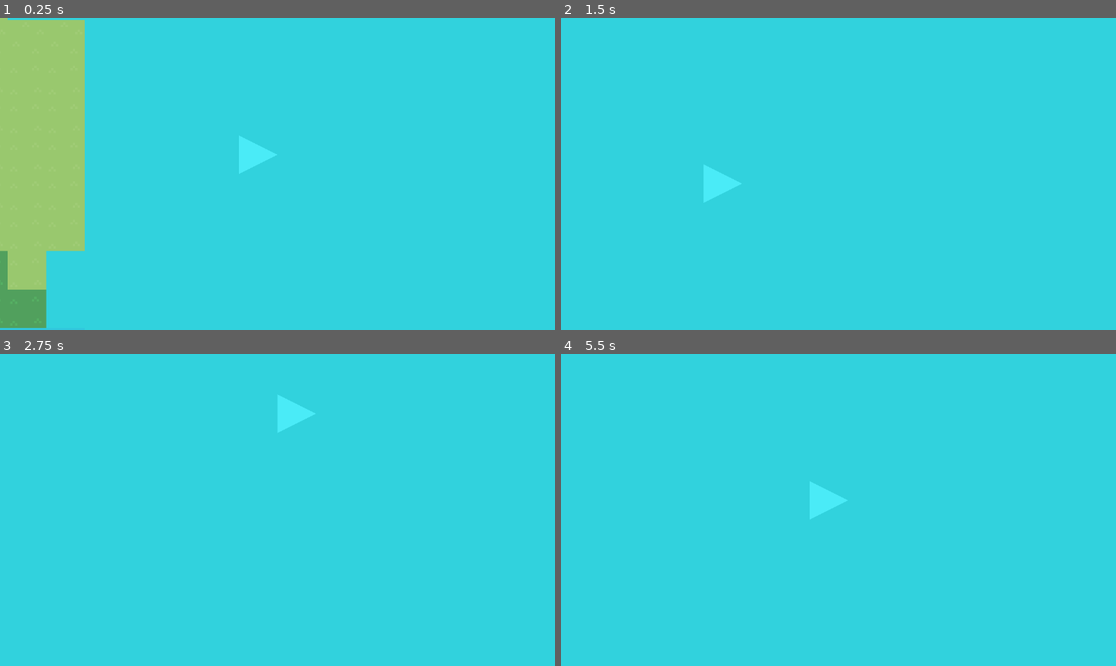
Above: before the commit, frames 1-4 (two rows, left to right).
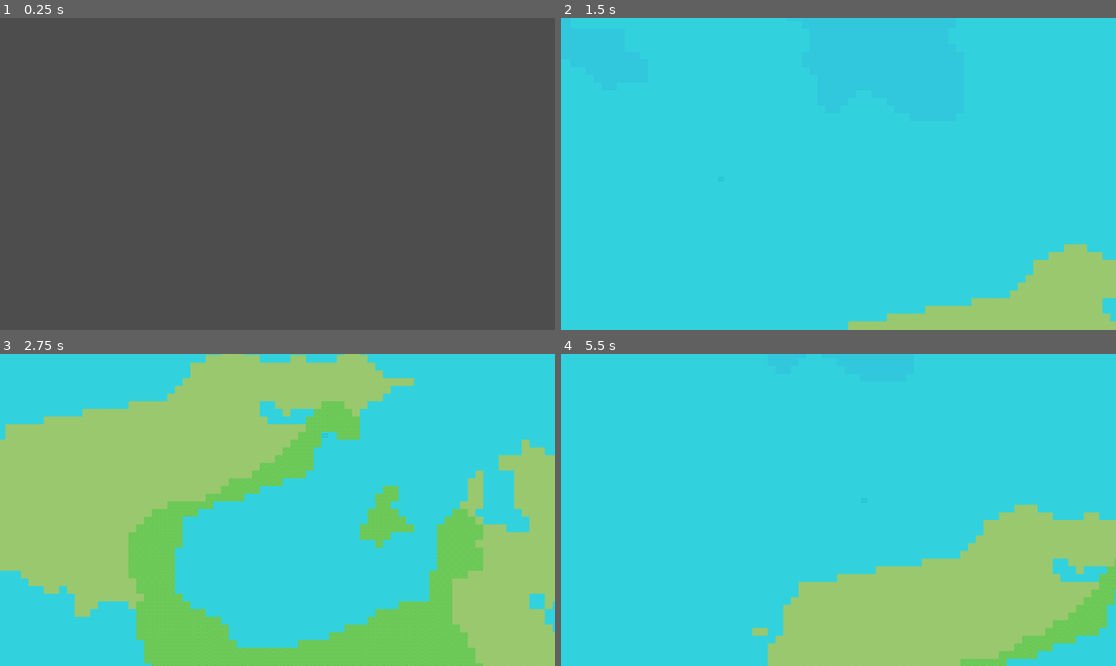
Above: after the commit, the same moments.

Repository: Faerghal1/FACTORG
Game: Godot game, scene res://Scenes/Main.tscn
The game is run twice, just before and just after one commit, with the same random seed, the same clock (stepped at 60 frames per second) and the same inputs. The engine's default icon, where the game draws it, is replaced by a stand-in: a white triangle on a blue panel in a dark square.
Inputs (mouse positions are in pixels of both pictures, inside the frame that each line leads up to):
- Up to frame 1 (0.25 s): no input
- Up to frame 2 (1.5 s): move the mouse to (821, 155) at 0.52 s; hold Right (ui_right) 0.53-1.28 s; tap A (A, bound only before the commit) at 0.6 s; tap D (D, bound only before the commit) at 0.8, 1.35 s; move the mouse to (727, 189) at 1.27 s; hold Down (ui_down) from 1.28 s (still down)
- Up to frame 3 (2.75 s): tap S (S, bound only before the commit) at 1.55, 2.1 s; move the mouse to (333, 441) at 2.02 s; release Down (ui_down) at 2.03 s; hold Right (ui_right) from 2.03 s (still down); hold Shift (Shift) from 2.03 s (still down)
- Up to frame 4 (5.5 s): move the mouse to (810, 572) at 2.77 s; release Right (ui_right) at 2.78 s; release Shift (Shift) at 2.78 s; hold Up (ui_up) 2.78-3.53 s; tap Shift (Shift) at 2.85 s; tap W (W, bound only before the commit) at 3.05, 3.6 s; move the mouse to (1005, 556) at 3.52 s; hold Left (ui_left) 3.53-5.03 s; tap A (A, bound only before the commit) at 3.8, 4.35 s; move the mouse to (672, 463) at 4.27 s; tap D (D, bound only before the commit) at 4.55, 5.1 s; move the mouse to (866, 510) at 5.02 s; hold Down (ui_down) from 5.03 s (still down); tap S (S, bound only before the commit) at 5.3 s

The runs differ from the first frame. In frame 1, 100% of the frame differs, in the area x 0-100%, y 0-100%; in frame 2, 6.5%; in frame 3, 53%; in frame 4, 22%.

Commit message:
Trying to get a biome generation to work

Diff:
--- a/Scenes/Belt.tscn
+++ b/Scenes/Belt.tscn
@@ -1,11 +1,10 @@
 [gd_scene load_steps=5 format=3 uid="uid://c1jdu6t53eq3s"]
 
 [ext_resource type="Script" path="res://Scripts/belt.gd" id="1_w6dqq"]
+[ext_resource type="Texture2D" uid="uid://ct2optecgx78d" path="res://Assets/Belt_Temp.png" id="2_tktff"]
 
 [sub_resource type="RectangleShape2D" id="RectangleShape2D_tpy2d"]
 size = Vector2(16.1616, 16.0808)
-
-[sub_resource type="PrismMesh" id="PrismMesh_1n8om"]
 
 [sub_resource type="BoxMesh" id="BoxMesh_ropeh"]
 
@@ -20,11 +19,6 @@
 scale = Vector2(2.5, 2.5)
 shape = SubResource("RectangleShape2D_tpy2d")
 
-[node name="MeshInstance2D" type="MeshInstance2D" parent="."]
-rotation = -1.57079
-scale = Vector2(40, 40)
-mesh = SubResource("PrismMesh_1n8om")
-
 [node name="MeshInstance2D2" type="MeshInstance2D" parent="."]
 modulate = Color(1, 1, 1, 0.0352941)
 self_modulate = Color(1, 1, 1, 0.0509804)
@@ -32,6 +26,10 @@
 scale = Vector2(40, 40)
 mesh = SubResource("BoxMesh_ropeh")
 
+[node name="Sprite2D" type="Sprite2D" parent="."]
+rotation = 1.5708
+texture = ExtResource("2_tktff")
+
 [connection signal="area_entered" from="." to="." method="_on_area_entered"]
 [connection signal="mouse_entered" from="." to="." method="_on_mouse_entered"]
 [connection signal="mouse_exited" from="." to="." method="_on_mouse_exited"]
--- a/Scenes/Camera.tscn
+++ b/Scenes/Camera.tscn
@@ -2,17 +2,14 @@
 
 [ext_resource type="Script" path="res://Scripts/Camera.gd" id="1_0ib3v"]
 
-[node name="Node2D" type="Node2D"]
-
-[node name="Camera2D" type="Camera2D" parent="."]
+[node name="Camera2D" type="Camera2D"]
 script = ExtResource("1_0ib3v")
 
-[node name="Timer" type="Timer" parent="Camera2D"]
+[node name="Timer" type="Timer" parent="."]
 wait_time = 0.1
 one_shot = true
 
-[node name="ColorRect" type="ColorRect" parent="."]
-offset_right = 693.0
-offset_bottom = 278.0
+[node name="Node2D" type="Node2D" parent="."]
 
-[connection signal="timeout" from="Camera2D/Timer" to="Camera2D" method="_on_timer_timeout"]
+[connection signal="ready" from="." to="." method="_on_ready"]
+[connection signal="timeout" from="Timer" to="." method="_on_timer_timeout"]
--- a/Scenes/Fcamera.tscn
+++ /dev/null
@@ -1,23 +0,0 @@
-[gd_scene load_steps=4 format=3 uid="uid://dukd6cmc408j5"]
-
-[ext_resource type="Script" path="res://testplayer.gd" id="1_ac583"]
-[ext_resource type="Texture2D" uid="uid://dhjnynq650kmj" path="res://Assets/icon.svg" id="2_b52py"]
-
-[sub_resource type="RectangleShape2D" id="RectangleShape2D_jvo5x"]
-size = Vector2(126, 127)
-
-[node name="CharacterBody2D" type="CharacterBody2D"]
-script = ExtResource("1_ac583")
-
-[node name="CollisionShape2D" type="CollisionShape2D" parent="."]
-position = Vector2(0, -0.5)
-shape = SubResource("RectangleShape2D_jvo5x")
-
-[node name="Sprite2D" type="Sprite2D" parent="."]
-visible = false
-texture = ExtResource("2_b52py")
-
-[node name="Camera2D" type="Camera2D" parent="."]
-zoom = Vector2(5, 5)
-
-[connection signal="ready" from="." to="." method="_on_ready"]
--- /dev/null
+++ b/Scenes/Gen_mapV2.tscn
@@ -0,0 +1,48 @@
+[gd_scene load_steps=9 format=3 uid="uid://cj1yq1w2i23so"]
+
+[ext_resource type="Script" path="res://Scripts/gen_node.gd" id="1_id5gm"]
+[ext_resource type="Texture2D" uid="uid://brqo8thr6iyno" path="res://Assets/tiles2.png" id="2_1qmt7"]
+[ext_resource type="PackedScene" uid="uid://grkud06u2t6y" path="res://Scenes/Camera.tscn" id="3_ooihg"]
+
+[sub_resource type="Gradient" id="Gradient_ss3sq"]
+interpolation_mode = 1
+offsets = PackedFloat32Array(0.166852, 0.385984, 0.53059, 0.675195, 0.788654, 0.901001, 1)
+colors = PackedColorArray(0, 0.113725, 1, 1, 0.262745, 0.545098, 1, 1, 0.113725, 0.792157, 1, 1, 1, 0.854902, 0.121569, 1, 0.521569, 0.905882, 0.427451, 1, 0.402604, 0.402604, 0.402604, 1, 1, 1, 1, 1)
+
+[sub_resource type="FastNoiseLite" id="FastNoiseLite_kg57y"]
+
+[sub_resource type="NoiseTexture2D" id="NoiseTexture2D_ev2l2"]
+color_ramp = SubResource("Gradient_ss3sq")
+noise = SubResource("FastNoiseLite_kg57y")
+
+[sub_resource type="TileSetAtlasSource" id="TileSetAtlasSource_d7agf"]
+texture = ExtResource("2_1qmt7")
+0:0/0 = 0
+1:0/0 = 0
+2:0/0 = 0
+3:0/0 = 0
+0:1/0 = 0
+1:1/0 = 0
+2:1/0 = 0
+3:1/0 = 0
+0:2/0 = 0
+1:2/0 = 0
+2:2/0 = 0
+3:2/0 = 0
+0:3/0 = 0
+1:3/0 = 0
+2:3/0 = 0
+3:3/0 = 0
+
+[sub_resource type="TileSet" id="TileSet_4iv0l"]
+sources/0 = SubResource("TileSetAtlasSource_d7agf")
+
+[node name="gen_node" type="Node2D"]
+script = ExtResource("1_id5gm")
+noise_height_texture = SubResource("NoiseTexture2D_ev2l2")
+
+[node name="TileMap" type="TileMap" parent="."]
+tile_set = SubResource("TileSet_4iv0l")
+format = 2
+
+[node name="Camera2D" parent="." instance=ExtResource("3_ooihg")]
--- a/Scenes/Main.tscn
+++ b/Scenes/Main.tscn
@@ -2,7 +2,7 @@
 
 [ext_resource type="Script" path="res://Scripts/Main.gd" id="1_1v225"]
 [ext_resource type="PackedScene" uid="uid://c1jdu6t53eq3s" path="res://Scenes/Belt.tscn" id="2_y7tin"]
-[ext_resource type="PackedScene" uid="uid://bu2bvfahpmb5" path="res://Scenes/resource.tscn" id="5_h6bgu"]
+[ext_resource type="PackedScene" uid="uid://bu2bvfahpmb5" path="res://Scenes/Resource.tscn" id="5_h6bgu"]
 [ext_resource type="PackedScene" uid="uid://duxgwxtl60kum" path="res://Scenes/tile_map.tscn" id="6_ug1h5"]
 
 [node name="Main" type="Node2D"]
--- a/Scenes/tile_map.tscn
+++ b/Scenes/tile_map.tscn
@@ -1,8 +1,8 @@
 [gd_scene load_steps=6 format=3 uid="uid://duxgwxtl60kum"]
 
 [ext_resource type="Texture2D" uid="uid://brqo8thr6iyno" path="res://Assets/tiles2.png" id="1_466rs"]
-[ext_resource type="Script" path="res://tile_map.gd" id="2_7xrpl"]
-[ext_resource type="PackedScene" uid="uid://dukd6cmc408j5" path="res://Scenes/Fcamera.tscn" id="3_yscqc"]
+[ext_resource type="Script" path="res://Scripts/tile_map.gd" id="2_7xrpl"]
+[ext_resource type="PackedScene" uid="uid://grkud06u2t6y" path="res://Scenes/Camera.tscn" id="3_mn8yg"]
 
 [sub_resource type="TileSetAtlasSource" id="TileSetAtlasSource_krpv0"]
 texture = ExtResource("1_466rs")
@@ -33,4 +33,4 @@
 format = 2
 script = ExtResource("2_7xrpl")
 
-[node name="Camera" parent="." instance=ExtResource("3_yscqc")]
+[node name="Camera" parent="." instance=ExtResource("3_mn8yg")]
--- a/Scripts/Camera.gd
+++ b/Scripts/Camera.gd
@@ -1,9 +1,9 @@
 extends Camera2D
 
-const POSITION_Y := 64.0
-const POSITION_X := 64.0
-var temppos_y := 0.0
-var temppos_x := 0.0
+const POSITION_Y := 128.0
+const POSITION_X := 128.0
+var temppos_y := 0.0 #10000.0 * 25/3
+var temppos_x := 0.0 #10000.0 * 25/3
 var move_y = true
 var move_x = true
 
@@ -36,3 +36,7 @@
 func _on_timer_timeout():
 	move_y = true
 	move_x = true
+
+
+func _on_ready():
+	pass # Replace with function body.
--- a/Scripts/Main.gd
+++ b/Scripts/Main.gd
@@ -7,8 +7,8 @@
 # Called when the node enters the scene tree for the first time.
 func _ready():
 	bitmap.resize(Vector2i(width,height))
-	#$Map_Cam_Scene/Camera.position.x += width*25/3
-	#$Map_Cam_Scene/Camera.position.y += height*25/3
+	$Map_Cam_Scene/Camera.position.x += width*25/3
+	$Map_Cam_Scene/Camera.position.y += height*25/3
 
 
 # Called every frame. 'delta' is the elapsed time since the previous frame.
--- /dev/null
+++ b/Scripts/gen_node.gd
@@ -0,0 +1,31 @@
+extends Node2D
+
+@export var noise_height_texture : NoiseTexture2D
+
+var noise : Noise
+var width : int = 100
+var height : int = 150
+@onready var tile_map = $TileMap
+
+var source_id = 0
+var water_atlas = Vector2i(3,0)
+var land_atlas = Vector2i(1,1)
+# Called when the node enters the scene tree for the first time.
+func _ready():
+	noise = noise_height_texture.noise
+	generate()
+
+# Called every frame. 'delta' is the elapsed time since the previous frame.
+func _process(delta):
+	pass
+
+func generate():
+	for x in range(width):
+		for y in range(height):
+			var noise_val = noise.get_noise_2d(x,y)
+			if noise_val >= 0:
+				tile_map.set_cell(0, Vector2(x,y), source_id, land_atlas)
+				pass
+			elif noise_val < 0.0:
+				tile_map.set_cell(0, Vector2(x,y), source_id, water_atlas)
+				pass
--- a/project.godot
+++ b/project.godot
@@ -32,24 +32,28 @@
 "events": [Object(InputEventMouseButton,"resource_local_to_scene":false,"resource_name":"","device":-1,"window_id":0,"a …(259 unchanged characters)…
 ]
 }
-W={
+Up={
 "deadzone": 0.5,
 "events": [Object(InputEventKey,"resource_local_to_scene":false,"resource_name":"","device":-1,"window_id":0,"alt_press …(192 unchanged characters)…
+, Object(InputEventKey,"resource_local_to_scene":false,"resource_name":"","device":-1,"window_id":0,"alt_pressed":false,"shift_pressed":false,"ctrl_pressed":false,"meta_pressed":false,"pressed":false,"keycode":0,"physical_keycode":4194320,"key_label":0,"unicode":0,"location":0,"echo":false,"script":null)
 ]
 }
-A={
+Left={
 "deadzone": 0.5,
 "events": [Object(InputEventKey,"resource_local_to_scene":false,"resource_name":"","device":-1,"window_id":0,"alt_press …(191 unchanged characters)…
+, Object(InputEventKey,"resource_local_to_scene":false,"resource_name":"","device":-1,"window_id":0,"alt_pressed":false,"shift_pressed":false,"ctrl_pressed":false,"meta_pressed":false,"pressed":false,"keycode":0,"physical_keycode":4194319,"key_label":0,"unicode":0,"location":0,"echo":false,"script":null)
 ]
 }
-S={
+Down={
 "deadzone": 0.5,
 "events": [Object(InputEventKey,"resource_local_to_scene":false,"resource_name":"","device":-1,"window_id":0,"alt_press …(192 unchanged characters)…
+, Object(InputEventKey,"resource_local_to_scene":false,"resource_name":"","device":-1,"window_id":0,"alt_pressed":false,"shift_pressed":false,"ctrl_pressed":false,"meta_pressed":false,"pressed":false,"keycode":0,"physical_keycode":4194322,"key_label":0,"unicode":0,"location":0,"echo":false,"script":null)
 ]
 }
-D={
+Right={
 "deadzone": 0.5,
 "events": [Object(InputEventKey,"resource_local_to_scene":false,"resource_name":"","device":-1,"window_id":0,"alt_press …(192 unchanged characters)…
+, Object(InputEventKey,"resource_local_to_scene":false,"resource_name":"","device":-1,"window_id":0,"alt_pressed":false,"shift_pressed":false,"ctrl_pressed":false,"meta_pressed":false,"pressed":false,"keycode":0,"physical_keycode":4194321,"key_label":0,"unicode":0,"location":0,"echo":false,"script":null)
 ]
 }
 Shift={
--- a/testplayer.gd
+++ /dev/null
@@ -1,28 +0,0 @@
-extends CharacterBody2D
-
-
-const SPEED = 100
-
-#placeholder movement code
-
-var mult = 10
-func _physics_process(delta):
-	if not  Input.is_action_pressed("Shift"):
-		if Input.is_action_just_pressed("ui_right") or Input.is_action_just_pressed("D"):
-			position.x+=SPEED
-		if Input.is_action_just_pressed("ui_left") or Input.is_action_just_pressed("A"):
-			position.x-=SPEED
-		if Input.is_action_just_pressed("ui_up") or Input.is_action_just_pressed("W"):
-			position.y-=SPEED
-		if Input.is_action_just_pressed("ui_down") or Input.is_action_just_pressed("S"):
-			position.y+=SPEED
-
-	else:
-		if Input.is_action_just_pressed("ui_right") or Input.is_action_just_pressed("D"):
-			position.x+=SPEED*mult
-		if Input.is_action_just_pressed("ui_left") or Input.is_action_just_pressed("A"):
-			position.x-=SPEED*mult
-		if Input.is_action_just_pressed("ui_up") or Input.is_action_just_pressed("W"):
-			position.y-=SPEED*mult
-		if Input.is_action_just_pressed("ui_down") or Input.is_action_just_pressed("S"):
-			position.y+=SPEED*mult
--- /dev/null
+++ b/tile_mapv3.gd
@@ -0,0 +1,17 @@
+extends Node2D
+
+@export var width = 600
+@export var height = 600
+@onready var tilemap = $TileMap
+var temperature = {}
+var altitude = {}
+var biome = {}
+var fastNoiseLite = FastNoiseLite.new
+# Called when the node enters the scene tree for the first time.
+func _ready():
+	pass # Replace with function body.
+
+
+# Called every frame. 'delta' is the elapsed time since the previous frame.
+func _process(delta):
+	pass
--- /dev/null
+++ b/world_genV3.tscn
@@ -0,0 +1,34 @@
+[gd_scene load_steps=5 format=3 uid="uid://cg0rvoswmowv0"]
+
+[ext_resource type="Script" path="res://tile_mapv3.gd" id="1_ejag7"]
+[ext_resource type="Texture2D" uid="uid://t3qbg52ty83v" path="res://Assets/single_tile_tileset.png" id="2_i3r71"]
+
+[sub_resource type="TileSetAtlasSource" id="TileSetAtlasSource_hdkwm"]
+texture = ExtResource("2_i3r71")
+texture_region_size = Vector2i(10, 10)
+1:0/0 = 0
+0:0/0 = 0
+2:0/0 = 0
+3:0/0 = 0
+4:0/0 = 0
+0:1/0 = 0
+1:1/0 = 0
+2:1/0 = 0
+1:2/0 = 0
+0:2/0 = 0
+2:2/0 = 0
+3:3/0 = 0
+2:3/0 = 0
+1:3/0 = 0
+0:3/0 = 0
+
+[sub_resource type="TileSet" id="TileSet_2x0an"]
+sources/1 = SubResource("TileSetAtlasSource_hdkwm")
+
+[node name="World gen" type="Node2D"]
+y_sort_enabled = true
+script = ExtResource("1_ejag7")
+
+[node name="TileMap" type="TileMap" parent="."]
+tile_set = SubResource("TileSet_2x0an")
+format = 2
Binary file added: Assets/single_tile_tileset.png
Not shown, added: Assets/single_tile_tileset.png.import
Not shown: 1 places in Resource.tscn that only renumber resources
Renamed: Extractor.tscn -> Scenes/Extractor.tscn
Renamed: tile_map.gd -> Scripts/tile_map.gd
